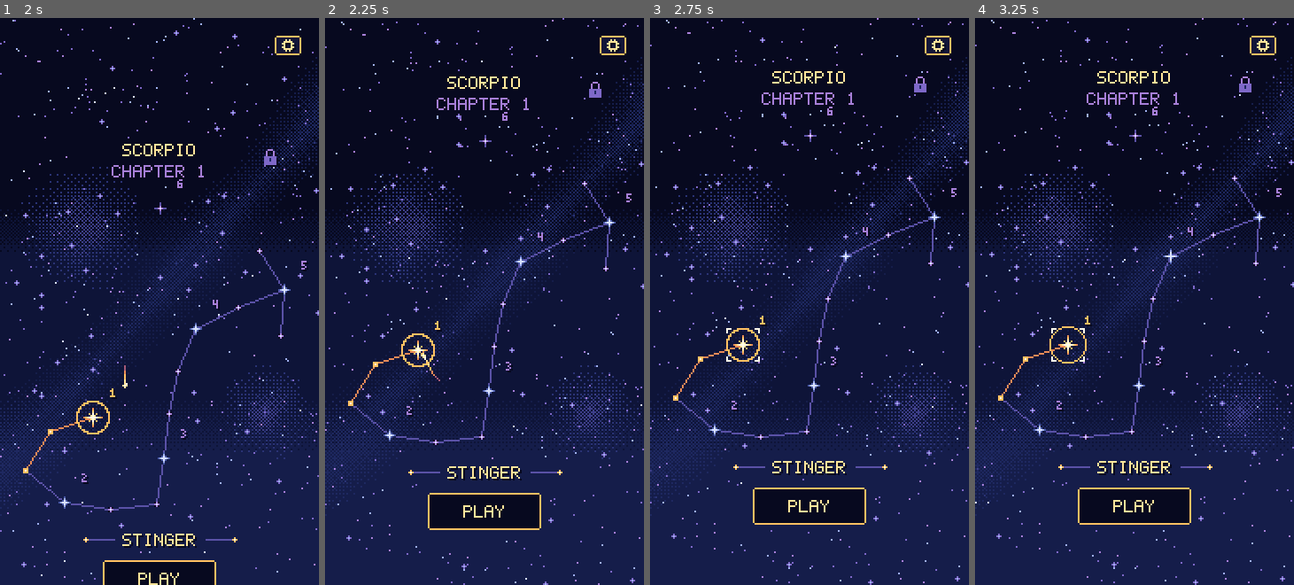
Above: before the commit, frames 1-4 (left to right).
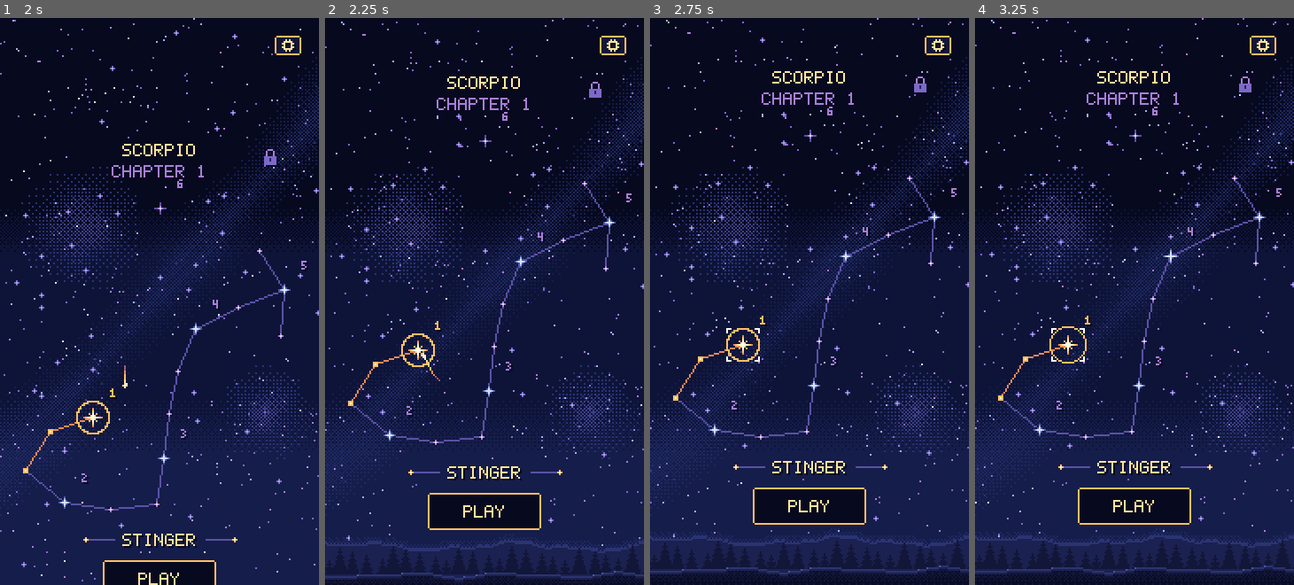
Above: after the commit, the same moments.

Repository: mrafael1/DustInSpace
Game: Godot game, scene res://game/scenes/app.tscn
The game is run twice, just before and just after one commit, with the same random seed, the same clock (stepped at 60 frames per second) and the same inputs.
Inputs (mouse positions are in pixels of both pictures, inside the frame that each line leads up to):
- Up to frame 1 (2 s): tap Enter at 0.5 s; move the mouse to (229, 273) at 0.52 s; hold Shift 0.53-1.25 s; click (229, 273) at 0.67 s; drag from (95, 329) to (143, 414) at 1.27 s
- Up to frame 2 (2.25 s): move the mouse to (516, 176) at 2.02 s; tap Ctrl at 2.1 s; click (516, 176) at 2.17 s
- Up to frame 3 (2.75 s): no input
- Up to frame 4 (3.25 s): drag from (1118, 414) to (1038, 216) at 2.77 s

Frame 1 is identical in both runs. In frame 2, 1.5% of the frame differs, in the area x 0-100%, y 91-100%; in frame 3, 2.2%, in the area x 0-100%, y 90-100%; in frame 4, 2.2%.

Commit message:
fix: on wide screens every chapter shows at its place on the sky (open ones as charts, locked ones faint), the constellations between always show, the stage label waits for the star to land; the ground along the chart's bottom
Co-Authored-By: Claude Opus 5.5 <noreply@anthropic.com>

Diff:
--- a/game/scenes/app.gd
+++ b/game/scenes/app.gd
@@ -70,6 +70,7 @@
 	_store = ProgressStore.new(progress_path)
 	_load_progress()
 	_chart.setup(chapter)
+	_chart.set_chapters(chapters, is_open)
 	_chart.stage_chosen.connect(open_stage)
 	_chart.chapter_step_requested.connect(step_chapter)
 	_chart.chapter_opened.connect(step_chapter.bind(1, true, true))
@@ -261,6 +262,7 @@
 	_store.clear()
 	_load_progress()
 	_chart.setup(chapter)
+	_chart.set_chapters(chapters, is_open)
 	_show_navigation()
 
 
--- a/game/scenes/chapter_select.gd
+++ b/game/scenes/chapter_select.gd
@@ -50,6 +50,14 @@
 ## title lifts off and leads, the camera eases down the sky at the voyage's pace (speeding up,
 ## cruising, slowing down over DESCENT_TIME; the stars drift up behind at STAR_PARALLAX of its
 ## speed) and the star lands on the stage to play (star_landed), where the chart takes over.
+## Wide screens (playtest: constellations popped in as a voyage began or swapped charts): every
+## chapter is drawn at its place on the sky all the time (set_chapters), not only the one shown: an
+## open one as its chart is (its stars, strings, paintings and crown, with its heading), a locked one
+## (or the one a reveal is about to open) faint like the constellations between, named under it; the
+## constellations between show whenever they're on screen. The stage label, PLAY and the numbers
+## hide for a whole voyage and come back as the star lands. The ground (assets/art/chart_horizon.png,
+## playtest: the empty blue bottom looked odd) runs along the chart's bottom edge, tiled across the
+## screen; it stays put while the sky turns, and rises with the chart on the way down from the title.
 ## Works in game coordinates (App sets the layer's offset like Main's UI layers).
 
 ## The player asked to play stage `stage`.
@@ -259,6 +267,8 @@
 ## The background stars above STAR_ROWS (the sky over the chart, seen from the title): rows
 ## STAR_ROWS_ABOVE, from a seed of their own so the chart's own stars stay as they were.
 const STAR_ROWS_ABOVE := Vector2i(-560, -160)
+## The ground along the chart's bottom edge, a tile every SKY_SPAN px.
+const HORIZON: Texture2D = preload("res://assets/art/chart_horizon.png")
 const STAR_SEED_ABOVE: int = 0x7A11
 ## The way down from the title takes DESCENT_TIME, eased like a voyage (cruise).
 const DESCENT_TIME: float = 1.6
@@ -313,6 +323,13 @@
 var _stars_key := Vector4i(-1, -1, -1, -1)
 ## The passing constellations' names.
 var _passing_names: Dictionary[String, Label] = {}
+## Every chapter (set_chapters), whether each is open (a Callable on a Chapter), and the labels each
+## shows at its place when it isn't the chart shown: its heading [title, subtitle] if open, its name
+## under it, faint, if not.
+var _chapters: Array[Chapter] = []
+var _is_open: Callable = func(_c: Chapter) -> bool: return true
+var _chapter_headings: Dictionary[String, Array] = {}
+var _chapter_names: Dictionary[String, Label] = {}
 static var _sections: Dictionary[int, Array] = {}
 static var _sections_above: Dictionary[int, Array] = {}
 ## The title: shown (waiting for a tap), and the way down: seconds in (-1: none). How far above
@@ -426,6 +443,7 @@
 		_card.hide_card()
 	_selected = chapter.current()
 	_restore_heading()
+	_place_passing()
 	_refresh()
 
 
@@ -444,6 +462,7 @@
 		_camera_y = _screen.size.y
 	_place_title()
 	_place_heading()
+	_place_passing()
 	_refresh()
 	_chart.queue_redraw()
 
@@ -749,6 +768,92 @@
 			_say(REFUSE_TEXT, Palette.N8)
 			nav_refused.emit()
 			_chart.queue_redraw()
+
+
+## Every chapter, drawn at its place on the sky beside the one shown; `is_open` says whether a
+## chapter is open (a locked one is drawn faint, like the constellations between).
+func set_chapters(chapters: Array[Chapter], is_open: Callable) -> void:
+	_chapters = chapters
+	_is_open = is_open
+	for each: Chapter in chapters:
+		if _chapter_headings.has(each.id):
+			continue
+		var title := Label.new()
+		title.mouse_filter = Control.MOUSE_FILTER_IGNORE
+		title.label_settings = HudText.primary(Palette.C1)
+		title.text = each.def.title
+		var subtitle := Label.new()
+		subtitle.mouse_filter = Control.MOUSE_FILTER_IGNORE
+		subtitle.label_settings = HudText.primary(Palette.N8)
+		subtitle.text = "CHAPTER %d" % each.def.number
+		var name_label := Label.new()
+		name_label.mouse_filter = Control.MOUSE_FILTER_IGNORE
+		name_label.label_settings = HudText.secondary(Palette.N8)
+		name_label.text = each.def.title
+		for label: Label in [title, subtitle, name_label]:
+			label.visible = false
+			add_child(label)
+		_chapter_headings[each.id] = [title, subtitle]
+		_chapter_names[each.id] = name_label
+	_place_passing()
+	_chart.queue_redraw()
+
+
+## Whether chapter `other` (not the one shown) is drawn as its chart: open, and not the one a reveal
+## is about to open (that one arrives empty).
+func _shows_as_chart(other: Chapter) -> bool:
+	if _voyage_reveal and (is_voyaging() or _reveal_pending) and _voyage_chapter == other:
+		return false
+	return _is_open.call(other)
+
+
+## How far across the screen chapter `id`'s place on the sky is now.
+func _place_x(id: String) -> int:
+	return roundi(sky_x(id) - _camera)
+
+
+## Whether a sign's screen at `x` is on the visible screen.
+func _on_screen(x: int) -> bool:
+	return x + SKY_SPAN > _screen.position.x and x < _screen.end.x
+
+
+## The labels at the other chapters' places and the passing constellations' names follow the camera.
+func _place_passing() -> void:
+	for sign: String in PASSING:
+		var shift: int = _place_x(sign)
+		var label: Label = _passing_names[sign]
+		label.visible = _on_screen(shift)
+		if label.visible:
+			_place_under(label, PASSING[sign]["stars"], shift)
+	var rise: int = heading_rise(_screen)
+	for each: Chapter in _chapters:
+		var x: int = _place_x(each.id)
+		var other: bool = _chapter == null or each.id != _chapter.id
+		var heading: Array = _chapter_headings[each.id]
+		var charted: bool = other and _on_screen(x) and _shows_as_chart(each)
+		var faint: bool = other and _on_screen(x) and not _shows_as_chart(each)
+		for k: int in 2:
+			var label: Label = heading[k]
+			label.visible = charted
+			if charted:
+				label.size = label.get_minimum_size()
+				label.position = Vector2(x + ScreenZones.SCREEN.x / 2 - floori(label.size.x / 2.0), (TITLE_Y if k == 0 else SUBTITLE_Y) - rise)
+		var name_label: Label = _chapter_names[each.id]
+		name_label.visible = faint
+		if faint:
+			var stars: Array = each.def.figure.landmarks
+			_place_under(name_label, stars, x)
+
+
+## Centres `label` under the lowest of `stars` (home layout), `shift` px across.
+func _place_under(label: Label, stars: Array, shift: int) -> void:
+	var lowest: int = 0
+	var span := Vector2i(SKY_SPAN, 0)
+	for star: Vector2i in stars:
+		lowest = maxi(lowest, star.y)
+		span = Vector2i(mini(span.x, star.x), maxi(span.y, star.x))
+	label.size = label.get_minimum_size()
+	label.position = Vector2(shift + (span.x + span.y) / 2 - floori(label.size.x / 2.0), lowest + PASSING_NAME_GAP)
 
 
 ## Voyages along the sky to `chapter`'s constellation; with `reveal`, its stars then pop in (the new
@@ -1332,18 +1437,7 @@
 func _place_slid() -> void:
 	_place_heading()
 	_refresh()
-	for sign: String in PASSING:
-		var shift: int = roundi(sky_x(sign) - _camera)
-		var label: Label = _passing_names[sign]
-		label.visible = is_voyaging() and shift > -SKY_SPAN and shift < _screen.end.x
-		if label.visible:
-			var lowest: int = 0
-			var span := Vector2i(SKY_SPAN, 0)
-			for star: Vector2i in PASSING[sign]["stars"]:
-				lowest = maxi(lowest, star.y)
-				span = Vector2i(mini(span.x, star.x), maxi(span.y, star.x))
-			label.size = label.get_minimum_size()
-			label.position = Vector2(shift + (span.x + span.y) / 2 - floori(label.size.x / 2.0), lowest + PASSING_NAME_GAP)
+	_place_passing()
 
 
 ## The shooting star flies on and ends; the next one waits its turn.
@@ -1438,7 +1532,7 @@
 				colour = Palette.C2
 		_numbers[stage].label_settings = HudText.secondary(colour)
 		_numbers[stage].position = Vector2(stage_position(stage, _def()) + NUMBER_OFFSET + Vector2i(chart_x(), 0))
-		_numbers[stage].visible = not is_revealing()
+		_numbers[stage].visible = not is_revealing() and not is_voyaging()
 	if _chapter.has_stage(_selected):
 		_info.text = _chapter.stage_name(_selected)
 		_info.label_settings.font_color = Palette.C1
@@ -1452,7 +1546,9 @@
 	_play.size = _play.get_minimum_size()
 	var play: Rect2i = play_rect(_screen)
 	_play.position = Vector2(play.position.x + floori((play.size.x - _play.size.x) / 2.0) + chart_x(), play.position.y + 7)
-	_play.visible = can_play() and not is_revealing()
+	_play.visible = can_play() and not is_revealing() and not is_voyaging()
+	# The stage label waits for the star to land after a voyage.
+	_info.visible = not is_voyaging()
 	_chart.queue_redraw()
 
 
@@ -1490,6 +1586,8 @@
 		return
 	_draw_sparkles()
 	_draw_lead_comet()
+	_draw_open_neighbours()
+	_draw_horizon()
 	# The chart is drawn at its place on the sky against the camera's.
 	_chart.draw_set_transform(Vector2(chart_x(), 0))
 	_draw_figure()
@@ -1519,8 +1617,9 @@
 			_dot(stage_position(_light_point, _def()) + d, colour)
 	_draw_comet()
 	_draw_unlock()
-	_draw_label_rules()
-	if can_play() and not is_revealing():
+	if not is_voyaging():
+		_draw_label_rules()
+	if can_play() and not is_revealing() and not is_voyaging():
 		_draw_plaque(play_rect(_screen), Palette.M3 if _pressed_play else Palette.N0, Palette.C2)
 	_chart.draw_set_transform(Vector2.ZERO)
 	_draw_navigation()
@@ -1562,25 +1661,84 @@
 
 ## The constellations between the chapters, passing on a voyage: faint stars, dotted strings.
 func _draw_passing() -> void:
-	if not is_voyaging():
-		return
 	for sign: String in PASSING:
-		var shift := Vector2i(roundi(sky_x(sign) - _camera), 0)
-		if shift.x <= -SKY_SPAN or shift.x >= _screen.end.x:
+		var shift := Vector2i(_place_x(sign), 0)
+		if _on_screen(shift.x):
+			_draw_faint(PASSING[sign]["stars"], PASSING[sign]["lines"], PASSING[sign]["bright"], shift)
+	# A locked chapter (or the one a reveal is about to open) looks the same, its big stars bright.
+	for each: Chapter in _chapters:
+		if _chapter != null and each.id == _chapter.id:
 			continue
-		var stars: Array = PASSING[sign]["stars"]
-		for line: Vector2i in PASSING[sign]["lines"]:
-			var pixels: Array[Vector2i] = LinkLayer.line_pixels(stars[line.x] + shift, stars[line.y] + shift)
-			for k: int in range(3, pixels.size() - 3):
-				_dot(pixels[k], Palette.N5)
-		for i: int in stars.size():
-			var at: Vector2i = stars[i] + shift
-			var bright: bool = PASSING[sign]["bright"].has(i)
-			for n: Vector2i in [Vector2i.UP, Vector2i.DOWN, Vector2i.LEFT, Vector2i.RIGHT]:
-				_dot(at + n, Palette.M5 if bright else Palette.N8)
-				if bright:
-					_dot(at + n * 2, Palette.N7)
-			_dot(at, Palette.M6 if bright else Palette.M5)
+		var shift := Vector2i(_place_x(each.id), 0)
+		if not _on_screen(shift.x) or _shows_as_chart(each):
+			continue
+		var bright: Array[int] = []
+		for i: int in each.def.figure.count():
+			if each.def.figure.sizes[i] == Star.Size.BIG:
+				bright.append(i)
+		_draw_faint(each.def.figure.landmarks, each.def.figure.segments, bright, shift)
+
+
+## A constellation drawn plainly, as on a star map: its `stars` (an N8 cross with an M5 heart, the
+## `bright` ones an M6 glint with M5 arms), its `lines` (solid N5, stopping short of each star),
+## `shift` px across.
+func _draw_faint(stars: Array, lines: Array, bright: Array, shift: Vector2i) -> void:
+	for line: Vector2i in lines:
+		var pixels: Array[Vector2i] = LinkLayer.line_pixels(stars[line.x] + shift, stars[line.y] + shift)
+		for k: int in range(3, pixels.size() - 3):
+			_dot(pixels[k], Palette.N5)
+	for i: int in stars.size():
+		var at: Vector2i = stars[i] + shift
+		var shines: bool = bright.has(i)
+		for n: Vector2i in [Vector2i.UP, Vector2i.DOWN, Vector2i.LEFT, Vector2i.RIGHT]:
+			_dot(at + n, Palette.M5 if shines else Palette.N8)
+			if shines:
+				_dot(at + n * 2, Palette.N7)
+		_dot(at, Palette.M6 if shines else Palette.M5)
+
+
+## The open chapters beside the one shown, as their charts are, at their places on the sky: their
+## paintings, strings, stars and crown (no labels, rings for the selection or animations of their
+## own). Drawn through the shown chart's own drawing, with `_chapter` swapped for each.
+func _draw_open_neighbours() -> void:
+	var shown: Chapter = _chapter
+	var held: Array = [_figure_stage, _figure_time, _unlock_time, _unlock_next]
+	_figure_stage = -1
+	_figure_time = -1.0
+	_unlock_time = -1.0
+	_unlock_next = false
+	for each: Chapter in _chapters:
+		if shown != null and each.id == shown.id:
+			continue
+		var x: int = _place_x(each.id)
+		if not _on_screen(x) or not _shows_as_chart(each):
+			continue
+		_chapter = each
+		_chart.draw_set_transform(Vector2(x, 0))
+		_draw_figure()
+		var legs: Array[Leg] = string_legs()
+		for leg: Leg in [Leg.GUIDE, Leg.NEXT, Leg.LIT]:
+			for segment: int in _def().figure.segment_count():
+				if legs[segment] == leg:
+					_draw_string(segment, leg)
+		for landmark: int in _def().figure.landmarks.size():
+			_draw_star(landmark)
+		_draw_crown()
+	_chapter = shown
+	_figure_stage = held[0]
+	_figure_time = held[1]
+	_unlock_time = held[2]
+	_unlock_next = held[3]
+	_chart.draw_set_transform(Vector2.ZERO)
+
+
+## The ground along the chart's bottom edge, tiled across the screen (it doesn't turn with the sky).
+func _draw_horizon() -> void:
+	var top: int = _screen.end.y - HORIZON.get_height()
+	var x: int = floori(float(_screen.position.x) / SKY_SPAN) * SKY_SPAN
+	while x < _screen.end.x:
+		_chart.draw_texture(HORIZON, Vector2(x, top))
+		x += SKY_SPAN
 
 
 ## The selection star leading a voyage (lead_star) or the way down from the title (descent_star).
Not shown, changed: docs/art-direction.md
Not shown, changed: docs/design.md
